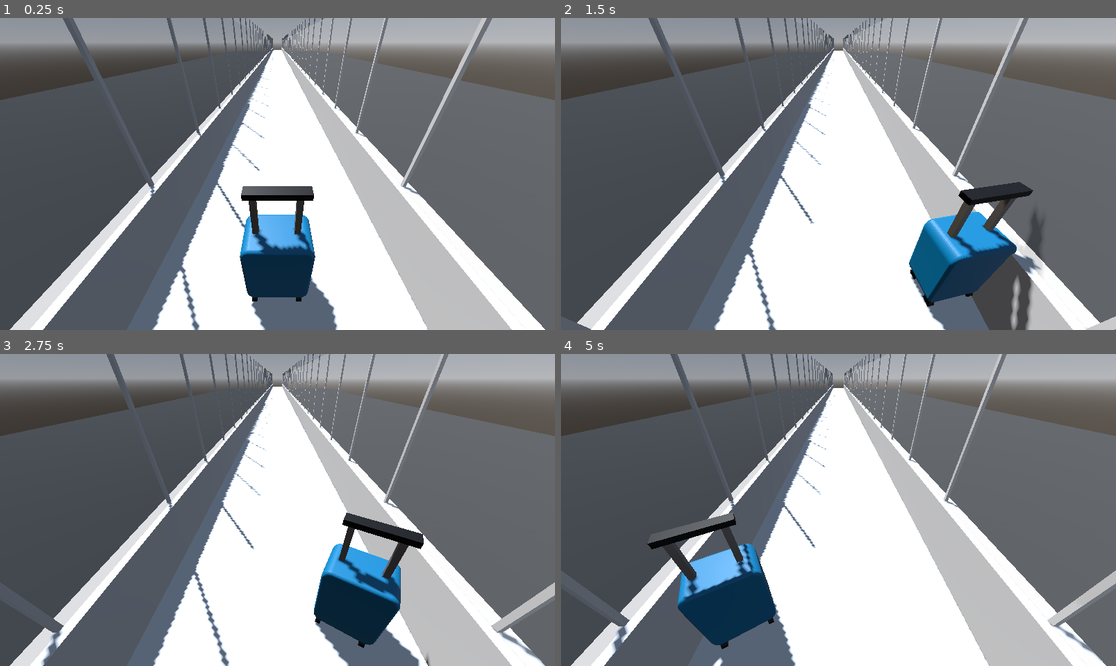
Above: before the commit, frames 1-4 (two rows, left to right).
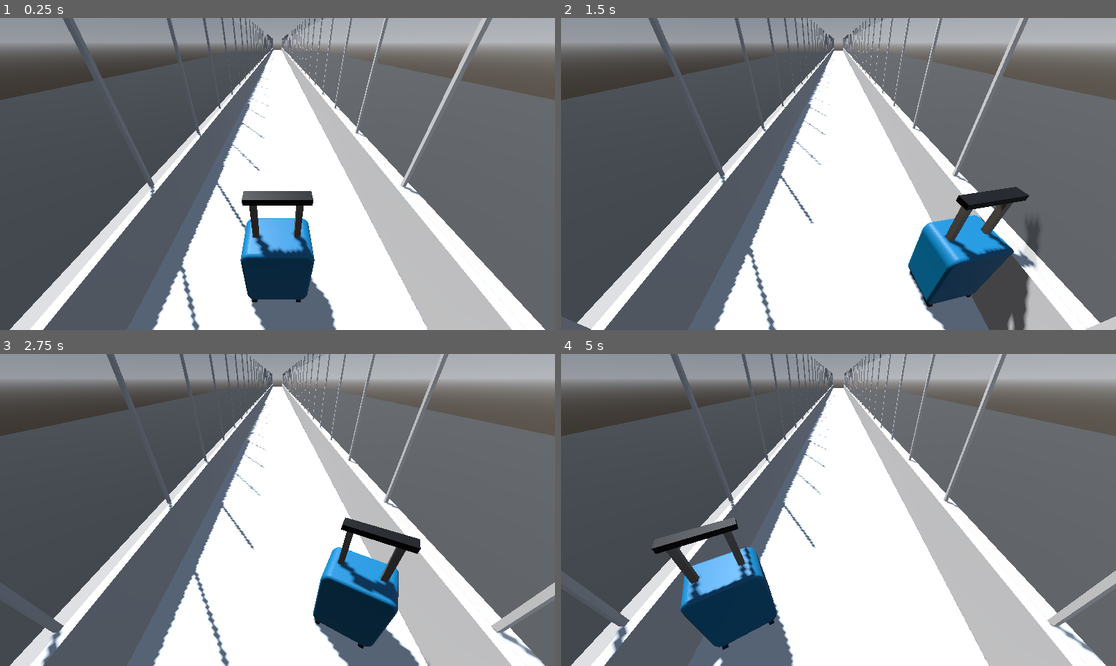
Above: after the commit, the same moments.

Repository: emilyallerdings/gwj81-expedition
Game: Godot game, scene res://Scenes/main.tscn
Two runs of this game, one before a commit and one after it. Both use one fixed random seed, a clock stepped at 60 frames per second and the inputs below.
Inputs (mouse positions are in pixels of both pictures, inside the frame that each line leads up to):
- Up to frame 1 (0.25 s): no input
- Up to frame 2 (1.5 s): move the mouse to (960, 158) at 0.52 s; hold D (right) 0.53-1.28 s; move the mouse to (727, 189) at 1.27 s; hold A (left) from 1.28 s (still down)
- Up to frame 3 (2.75 s): move the mouse to (333, 441) at 2.02 s; release A (left) at 2.03 s; hold D (right) from 2.03 s (still down)
- Up to frame 4 (5 s): move the mouse to (810, 572) at 2.77 s; move the mouse to (1005, 556) at 3.52 s; release D (right) at 3.53 s; hold A (left) from 3.53 s (still down); move the mouse to (672, 463) at 4.27 s

The runs differ from the first frame. In frame 1, 1.4% of the frame differs, in the area x 43-61%, y 53-100%; in frame 2, 2.2%, in the area x 62-87%, y 52-100%; in frame 3, 1.8%; in frame 4, 1.6%.

Commit message:
Testing out some music and updated the player code by adding in gravity and TODO for track alignment

Diff:
--- a/Scenes/sound_bus.tscn
+++ b/Scenes/sound_bus.tscn
@@ -1,9 +1,10 @@
-[gd_scene load_steps=5 format=3 uid="uid://dqxl7brt3g1wi"]
+[gd_scene load_steps=6 format=3 uid="uid://dqxl7brt3g1wi"]
 
 [ext_resource type="Script" uid="uid://bijmlxakyblxw" path="res://Scripts/sound_bus.gd" id="1_oofcd"]
 [ext_resource type="AudioStream" uid="uid://c3ynucxb1maka" path="res://Sounds/airport_ambience_with_planes.ogg" id="2_otb3e"]
 [ext_resource type="AudioStream" uid="uid://cx1e1cs24em1k" path="res://Sounds/airport_button.ogg" id="3_otb3e"]
 [ext_resource type="AudioStream" uid="uid://bbiieojf6d6te" path="res://Sounds/luggage_rolling.ogg" id="4_yghvr"]
+[ext_resource type="AudioStream" uid="uid://x0j456glqskj" path="res://Sounds/giant_steps.ogg" id="5_s22cy"]
 
 [node name="SoundBus" type="Node"]
 script = ExtResource("1_oofcd")
@@ -11,11 +12,22 @@
 [node name="Airport Ambience" type="AudioStreamPlayer" parent="."]
 stream = ExtResource("2_otb3e")
 volume_db = -5.0
+bus = &"SFX"
 
 [node name="Button" type="AudioStreamPlayer" parent="."]
 stream = ExtResource("3_otb3e")
 volume_db = -5.0
+bus = &"SFX"
 
 [node name="Rolling Suitcase" type="AudioStreamPlayer" parent="."]
 stream = ExtResource("4_yghvr")
 volume_db = -5.0
+bus = &"SFX"
+
+[node name="Song1" type="AudioStreamPlayer" parent="."]
+stream = ExtResource("5_s22cy")
+volume_db = -5.0
+bus = &"Music"
+
+[node name="Song2" type="AudioStreamPlayer" parent="."]
+bus = &"Music"
--- a/Scripts/main.gd
+++ b/Scripts/main.gd
@@ -5,7 +5,7 @@
 
 # Called when the node enters the scene tree for the first time.
 func _ready() -> void:
-	pass # Replace with function body.
+	SoundBus.song_1.play()
 
 
 # Called every frame. 'delta' is the elapsed time since the previous frame.
--- a/Scripts/player.gd
+++ b/Scripts/player.gd
@@ -22,6 +22,9 @@
 
 func _physics_process(delta: float) -> void:
 	# Always move forward
+	if not is_on_floor():
+		velocity.y += -9.81 * delta
+
 	forward_direction = transform.basis.z
 
 	# Get input for turning
@@ -53,10 +56,11 @@
 
 	# Smooth velocity adjustment
 	velocity = lerp(velocity, target_velocity, smooth_factor)
-	print(velocity)
+	#print(velocity)
+
+	# TODO implement aligning to track
 
 	# Move the luggage
-
 	play_wheel_sound()
 	move_and_slide()
 
--- a/Scripts/sound_bus.gd
+++ b/Scripts/sound_bus.gd
@@ -3,3 +3,4 @@
 @onready var airport_ambience = $"Airport Ambience"
 @onready var button = $Button
 @onready var rolling_suitcase = $"Rolling Suitcase"
+@onready var song_1 = $Song1
--- /dev/null
+++ b/default_bus_layout.tres
@@ -0,0 +1,20 @@
+[gd_resource type="AudioBusLayout" load_steps=2 format=3 uid="uid://bxvm5hykc4ryj"]
+
+[sub_resource type="AudioEffectStereoEnhance" id="AudioEffectStereoEnhance_j3pel"]
+resource_name = "StereoEnhance"
+
+[resource]
+bus/1/name = &"SFX"
+bus/1/solo = false
+bus/1/mute = false
+bus/1/bypass_fx = false
+bus/1/volume_db = 0.0
+bus/1/send = &"Master"
+bus/2/name = &"Music"
+bus/2/solo = false
+bus/2/mute = false
+bus/2/bypass_fx = false
+bus/2/volume_db = 0.0
+bus/2/send = &"Master"
+bus/2/effect/0/effect = SubResource("AudioEffectStereoEnhance_j3pel")
+bus/2/effect/0/enabled = true
Not shown, added: Sounds/giant_steps.ogg.import
Not shown, added: Sounds/giant_steps.ogg
